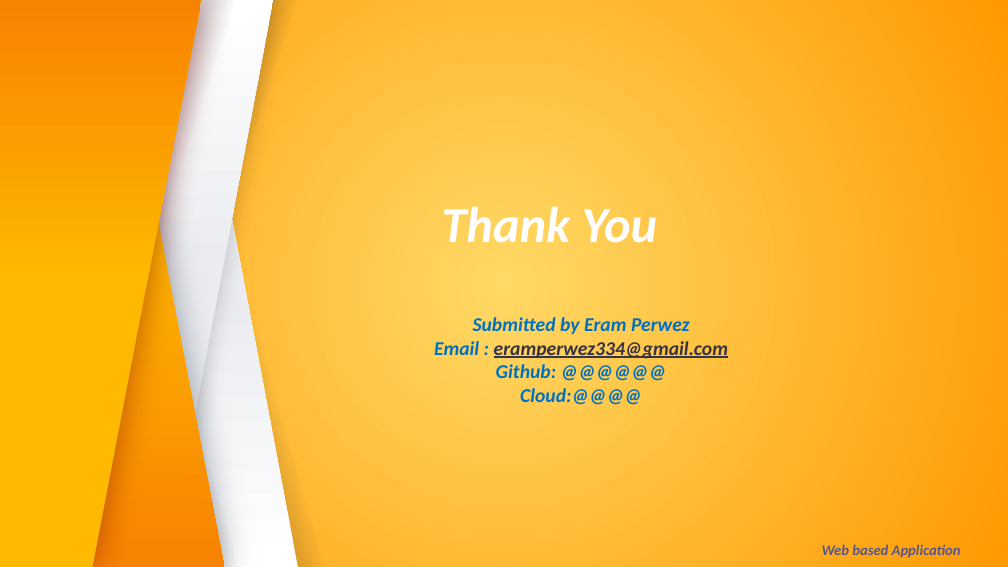
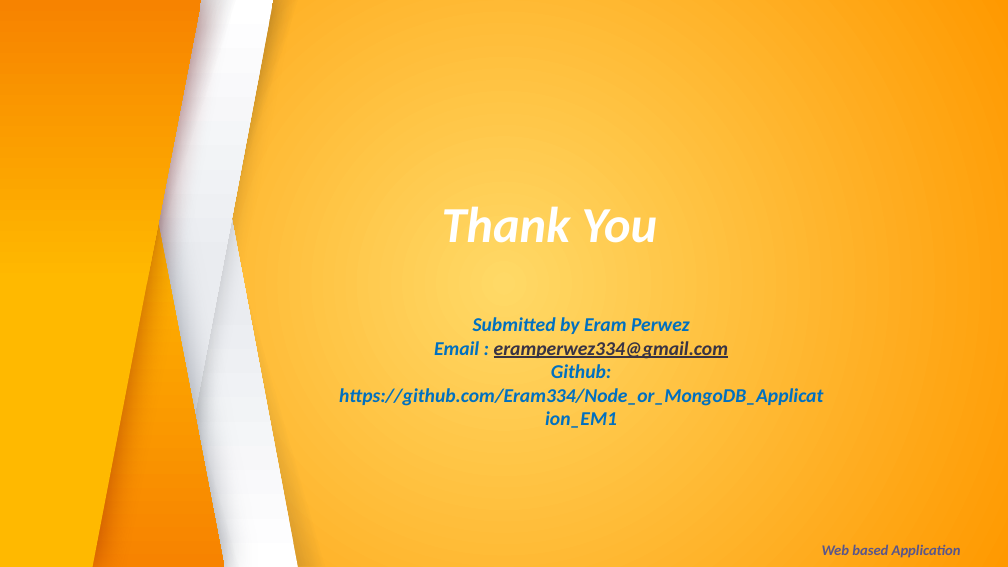
Before and after one commit to Eram334/Node_or_MongoDB_Application_EM1, a slide deck: slide 15 of em1.ppt.pptx. Drawn at 1008x567 pixels with LibreOffice and Linux fonts; fonts in the diff are those of the drawing. Boxes give left, top, right and bottom in pixels: in the first picture for what was removed or moved away, otherwise in the second. Text is boxed around its words. In the diff, an @@ line names an element or a change of style, - is before the commit and + after.

Commit message:
uploaded

```diff
--- a/em1.ppt.pptx
+++ b/em1.ppt.pptx
@@ text at (339, 364, 823, 428): text changed @@
-Github: @@@@@@
-Cloud:@@@@
+Github: https://github.com/Eram334/Node_or_MongoDB_Application_EM1
```
